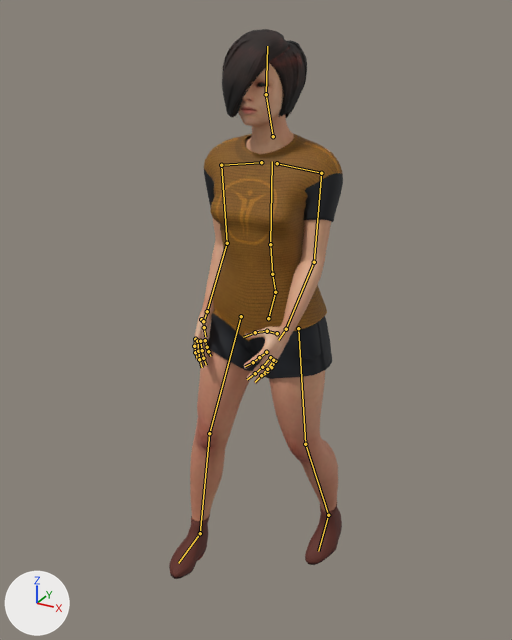
Before and after pictures for a commit that changed the glTF model public/models/npcs/melville-creative.glb.
One viewpoint serves both versions: a 50 mm camera at (0.945, -1.824, 1.811) aimed at (-0.05, -0.014, 0.906). Lighting does not change. The marker at lower left points along +X, +Y and +Z. The picture after the commit comes second. Both versions are drawn at frame 12 of the action 'walk'; the numbers are the values there. The bones that change, and the others that lie on the model, are drawn over the model as lines.

In view in the first picture: 'EyesMesh', 'HairShoesMesh', 'OutfitMesh', 'SkinMesh'.
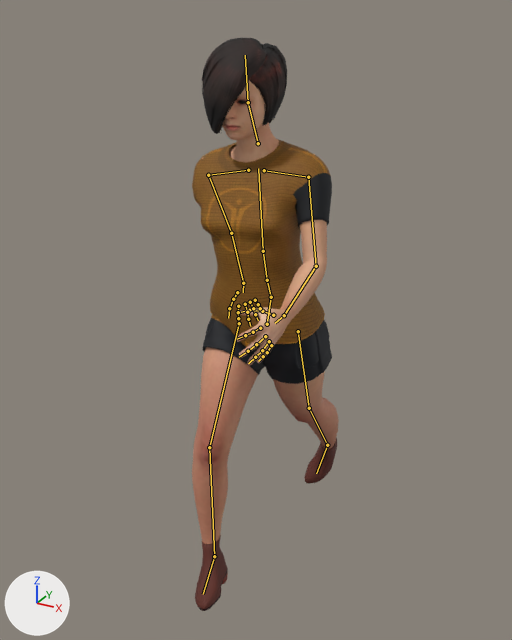
What differs and where, as boxes (x1, y1, x2, y2) in the pictures (512 x 640 px):
```json
{"object": "OutfitMesh", "change": "posed", "before": [204, 134, 343, 379], "after": [192, 139, 332, 384]}
{"object": "SkinMesh", "change": "posed", "before": [190, 63, 338, 521], "after": [192, 81, 339, 544]}
{"object": "HairShoesMesh", "change": "posed", "before": [169, 29, 342, 579], "after": [195, 38, 337, 611], "on screen": "18% narrower"}
{"bone": "Hips", "before": "(268, 318) to (275, 292)", "after": "(267, 324) to (271, 297)"}
{"bone": "Spine", "before": "(275, 292) to (272, 274)", "after": "(271, 297) to (267, 280)"}
{"bone": "Chest", "before": "(272, 274) to (270, 244)", "after": "(267, 280) to (263, 251)"}
{"bone": "UpperArm_L", "before": "(321, 173) to (314, 262)", "after": "(308, 177) to (316, 266)"}
{"bone": "LowerArm_L", "before": "(314, 262) to (286, 329)", "after": "(316, 266) to (284, 315)"}
{"bone": "UpperArm_R", "before": "(221, 165) to (227, 243)", "after": "(208, 175) to (231, 233)"}
{"bone": "LowerArm_R", "before": "(227, 243) to (207, 311)", "after": "(231, 233) to (243, 283)"}
{"bone": "Head", "before": "(266, 94) to (267, 46)", "after": "(248, 102) to (245, 55)"}
{"bone": "UpperLeg_L", "before": "(298, 328) to (305, 444)", "after": "(298, 331) to (309, 408)"}
{"bone": "LowerLeg_L", "before": "(305, 444) to (328, 515)", "after": "(309, 408) to (327, 445)"}
{"bone": "Foot_L", "before": "(328, 515) to (318, 551)", "after": "(327, 445) to (316, 473)"}
{"bone": "UpperLeg_R", "before": "(241, 316) to (209, 433)", "after": "(239, 323) to (209, 447)"}
{"bone": "LowerLeg_R", "before": "(209, 433) to (200, 533)", "after": "(209, 447) to (214, 556)"}
{"bone": "Foot_R", "before": "(200, 533) to (178, 563)", "after": "(214, 556) to (203, 594)"}
```

The change, as JSON lines over the scene's bpy script:
```json
{"block": "bone_hips", "where": "bone_hips = bpy.data.objects['Npc_melville-creative'].pose.bones['Hips']  # child of 'Root'"}
{"op": "set", "path": "bone_hips.location", "old": "(0.0, 0.0, 0.0)", "new": "(-0.005, -0.017, -0.011)"}
{"op": "set", "path": "bone_hips.rotation_quaternion", "old": "(1.0, 0.0, -0.007, 0.003)", "new": "(0.998, 0.053, 0.005, 0.039)", "note": "degrees (0, -1, 0) -> degrees (6, 0, 5)"}
{"block": "bone_spine", "where": "bone_spine = bpy.data.objects['Npc_melville-creative'].pose.bones['Spine']  # child of 'Hips'"}
{"op": "set", "path": "bone_spine.rotation_quaternion", "old": "(1.0, -0.009, 0.0, -0.009)", "new": "(0.999, -0.026, -0.016, -0.016)", "note": "degrees (-1, 0, -1) -> degrees (-3, -2, -2)"}
{"block": "bone_chest", "where": "bone_chest = bpy.data.objects['Npc_melville-creative'].pose.bones['Chest']  # child of 'Spine'"}
{"op": "set", "path": "bone_chest.rotation_quaternion", "old": "(1.0, -0.013, 0.0, 0.017)", "new": "(0.999, -0.03, 0.001, 0.031)", "note": "degrees (-1, 0, 2) -> degrees (-3, 0, 4)"}
{"block": "bone_upperarm_l", "where": "bone_upperarm_l = bpy.data.objects['Npc_melville-creative'].pose.bones['UpperArm_L']  # child of 'clavicle_l'"}
{"op": "set", "path": "bone_upperarm_l.rotation_quaternion", "old": "(0.933, 0.073, -0.028, -0.351)", "new": "(0.952, 0.16, -0.022, -0.259)", "note": "degrees (9, 0, -41) -> degrees (18, 2, -30)"}
{"block": "bone_lowerarm_l", "where": "bone_lowerarm_l = bpy.data.objects['Npc_melville-creative'].pose.bones['LowerArm_L']  # child of 'UpperArm_L'"}
{"op": "set", "path": "bone_lowerarm_l.rotation_quaternion", "old": "(1.0, 0.0, 0.0, 0.0)", "new": "(0.993, 0.114, -0.018, -0.022)", "note": "degrees (0, 0, 0) -> degrees (13, -2, -3)"}
{"block": "bone_upperarm_r", "where": "bone_upperarm_r = bpy.data.objects['Npc_melville-creative'].pose.bones['UpperArm_R']  # child of 'clavicle_r'"}
{"op": "set", "path": "bone_upperarm_r.rotation_quaternion", "old": "(0.933, -0.073, -0.028, 0.351)", "new": "(0.852, -0.381, 0.321, 0.16)", "note": "degrees (-9, 0, 41) -> degrees (-47, 42, 2)"}
{"block": "bone_lowerarm_r", "where": "bone_lowerarm_r = bpy.data.objects['Npc_melville-creative'].pose.bones['LowerArm_R']  # child of 'UpperArm_R'"}
{"op": "set", "path": "bone_lowerarm_r.rotation_quaternion", "old": "(1.0, 0.0, 0.0, 0.0)", "new": "(0.957, -0.287, 0.035, -0.004)", "note": "degrees (0, 0, 0) -> degrees (-33, 4, -2)"}
{"block": "bone_head", "where": "bone_head = bpy.data.objects['Npc_melville-creative'].pose.bones['Head']  # child of 'neck_01'"}
{"op": "set", "path": "bone_head.rotation_quaternion", "old": "(1.0, 0.003, 0.0, -0.006)", "new": "(0.994, 0.096, -0.006, -0.045)", "note": "degrees (0, 0, -1) -> degrees (11, 0, -5)"}
{"block": "bone_upperleg_l", "where": "bone_upperleg_l = bpy.data.objects['Npc_melville-creative'].pose.bones['UpperLeg_L']  # child of 'Hips'"}
{"op": "set", "path": "bone_upperleg_l.rotation_quaternion", "old": "(1.0, 0.023, 0.002, -0.005)", "new": "(-0.97, -0.221, -0.099, -0.026)", "note": "degrees (3, 0, -1) -> degrees (26, 10, 5)"}
{"block": "bone_lowerleg_l", "where": "bone_lowerleg_l = bpy.data.objects['Npc_melville-creative'].pose.bones['LowerLeg_L']  # child of 'UpperLeg_L'"}
{"op": "set", "path": "bone_lowerleg_l.rotation_quaternion", "old": "(0.991, 0.135, 0.01, -0.002)", "new": "(0.998, 0.068, 0.0, 0.011)", "note": "degrees (15, 1, 0) -> degrees (8, 0, 1)"}
{"block": "bone_foot_l", "where": "bone_foot_l = bpy.data.objects['Npc_melville-creative'].pose.bones['Foot_L']  # child of 'LowerLeg_L'"}
{"op": "set", "path": "bone_foot_l.rotation_quaternion", "old": "(0.999, -0.041, -0.004, -0.005)", "new": "(0.987, 0.07, -0.143, 0.017)", "note": "degrees (-5, -1, -1) -> degrees (8, -17, 1)"}
{"block": "bone_upperleg_r", "where": "bone_upperleg_r = bpy.data.objects['Npc_melville-creative'].pose.bones['UpperLeg_R']  # child of 'Hips'"}
{"op": "set", "path": "bone_upperleg_r.rotation_quaternion", "old": "(0.99, -0.129, 0.014, -0.059)", "new": "(0.936, -0.3, -0.078, -0.167)", "note": "degrees (-15, 1, -7) -> degrees (-34, -14, -16)"}
{"block": "bone_lowerleg_r", "where": "bone_lowerleg_r = bpy.data.objects['Npc_melville-creative'].pose.bones['LowerLeg_R']  # child of 'UpperLeg_R'"}
{"op": "set", "path": "bone_lowerleg_r.rotation_quaternion", "old": "(0.997, 0.078, -0.007, 0.001)", "new": "(0.972, 0.232, 0.0, -0.039)", "note": "degrees (9, -1, 0) -> degrees (27, 1, -4)"}
{"block": "bone_foot_r", "where": "bone_foot_r = bpy.data.objects['Npc_melville-creative'].pose.bones['Foot_R']  # child of 'LowerLeg_R'"}
{"op": "set", "path": "bone_foot_r.rotation_quaternion", "old": "(0.999, -0.048, 0.004, 0.003)", "new": "(0.989, -0.012, 0.145, -0.003)", "note": "degrees (-5, 0, 0) -> degrees (-1, 17, -1)"}
```
